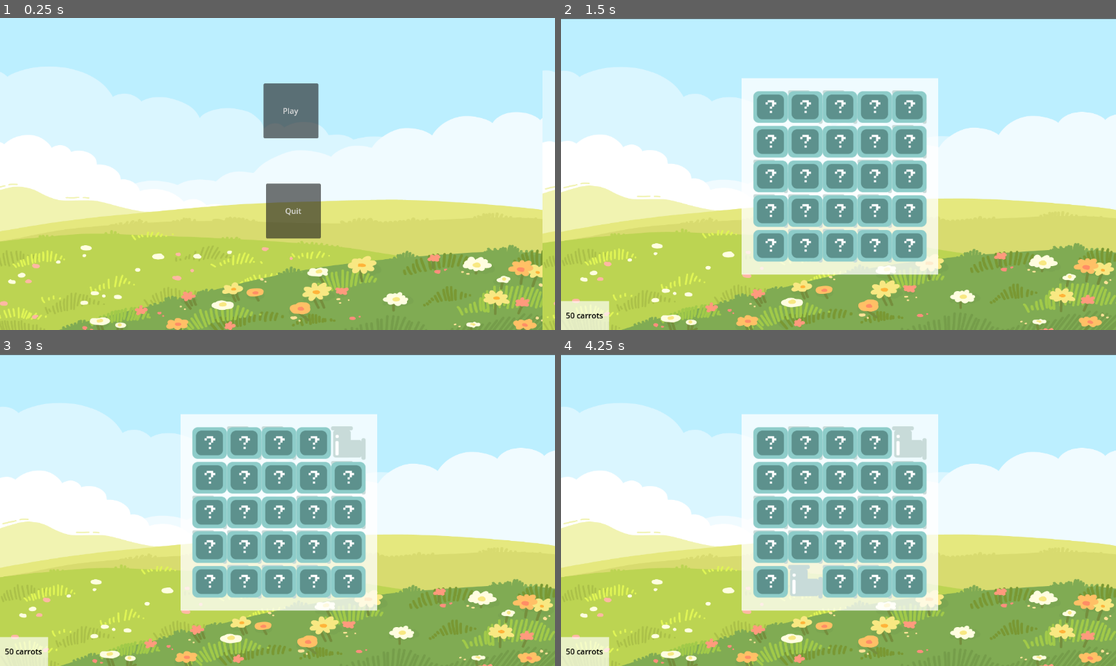
Above: before the commit, frames 1-4 (two rows, left to right).
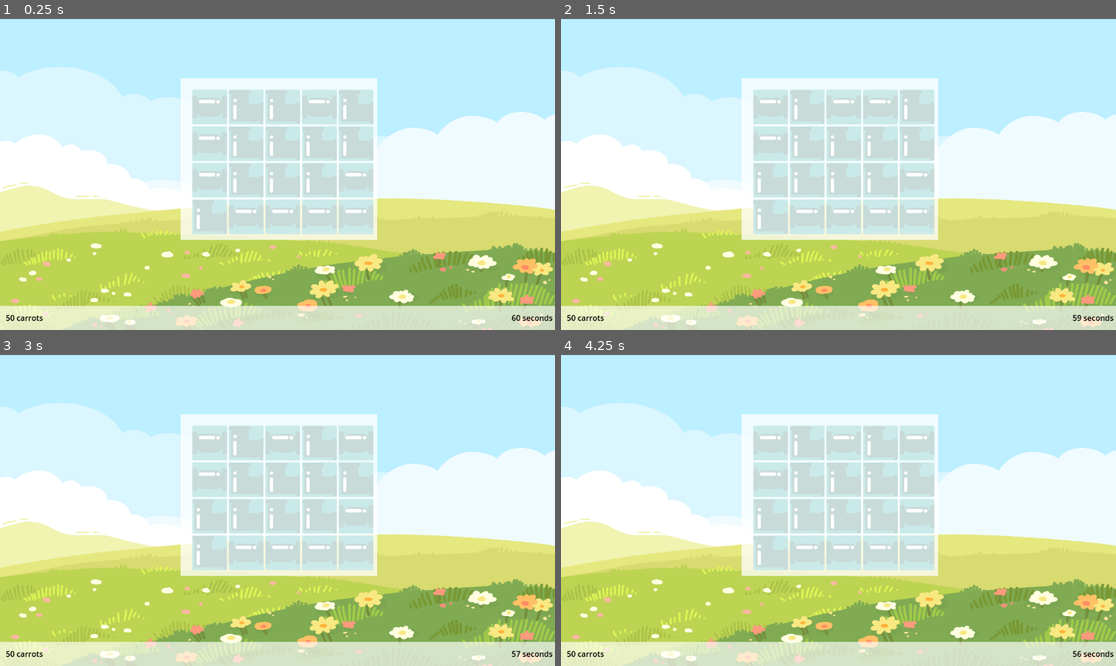
Above: after the commit, the same moments.

Repository: iPanja/gd_bunnies
Game: Godot game, scene res://Levels/puzzle_level.tscn
Two runs of this game, one before a commit and one after it. Both use one fixed random seed, a clock stepped at 60 frames per second and the inputs below. Before the commit the project starts from res://Levels/Main.tscn.
Inputs (mouse positions are in pixels of both pictures, inside the frame that each line leads up to):
- Up to frame 1 (0.25 s): no input
- Up to frame 2 (1.5 s): click (849, 111) at 0.5 s, where only the run before the commit has a clickable "Play"; tap Enter at 1.25 s; move the mouse to (960, 158) at 1.27 s; click (960, 158) at 1.35 s
- Up to frame 3 (3 s): tap Space at 2 s; move the mouse to (166, 525) at 2.02 s; click (166, 525) at 2.1 s; tap Enter at 2.75 s; move the mouse to (333, 441) at 2.77 s; click (333, 441) at 2.85 s
- Up to frame 4 (4.25 s): tap Space at 3.5 s; move the mouse to (810, 572) at 3.52 s; click (810, 572) at 3.6 s

The runs differ from the first frame. In frame 1, 30% of the frame differs, in the area x 0-100%, y 0-100%; in frame 2, 26%; in frame 3, 26%; in frame 4, 26%.
Error before the commit: Invalid access of index '5' on a base object of type: 'Array'. (res://Scripts/PuzzleManager.gd:37)

Commit message:
drag & drop, game timer

Diff:
--- a/Levels/Main.tscn
+++ b/Levels/Main.tscn
@@ -1,10 +1,10 @@
 [gd_scene load_steps=3 format=3 uid="uid://b5n267lak30nm"]
 
-[ext_resource type="Script" path="res://Scripts/Menu/Main.gd" id="1_bqhhu"]
+[ext_resource type="Script" path="res://Scripts/UI/Main.gd" id="1_2ppjq"]
 [ext_resource type="PackedScene" uid="uid://bs8wx05ismmd5" path="res://Scenes/BG.tscn" id="2_koolb"]
 
 [node name="Main" type="Node2D"]
-script = ExtResource("1_bqhhu")
+script = ExtResource("1_2ppjq")
 
 [node name="PlayButton" type="Button" parent="."]
 offset_left = 547.0
--- a/Levels/puzzle_level.tscn
+++ b/Levels/puzzle_level.tscn
@@ -1,62 +1,10 @@
-[gd_scene load_steps=14 format=3 uid="uid://vpvfvn6r750h"]
+[gd_scene load_steps=8 format=3 uid="uid://bm7qmt3nh6tux"]
 
 [ext_resource type="Script" path="res://Scripts/PuzzleManager.gd" id="1_5uxo7"]
-[ext_resource type="Texture2D" uid="uid://cjhub0kjji6ru" path="res://Assets/Biomes/grass.png" id="2_krio6"]
-[ext_resource type="Resource" uid="uid://dr3tkgvi017b2" path="res://Resources/Puzzles/B1L1.tres" id="2_vicuy"]
-[ext_resource type="Texture2D" uid="uid://bpf1r51yjdqpk" path="res://Assets/PuzzlePieces/HiddenTile.png" id="3_fgnal"]
-[ext_resource type="Script" path="res://Scripts/PlayerUI.gd" id="4_slq01"]
-[ext_resource type="Texture2D" uid="uid://blhr8dbip3kti" path="res://Assets/PuzzlePieces/StraightTube.png" id="5_smfct"]
-[ext_resource type="Texture2D" uid="uid://3mkn4feqvuc2" path="res://Assets/PuzzlePieces/CurvedTube.png" id="6_dgtgh"]
-
-[sub_resource type="TileSetAtlasSource" id="TileSetAtlasSource_by0hg"]
-texture = ExtResource("3_fgnal")
-texture_region_size = Vector2i(72, 72)
-0:0/next_alternative_id = 6
-0:0/0 = 0
-0:0/1 = 1
-0:0/1/transpose = true
-0:0/2 = 2
-0:0/2/flip_v = true
-0:0/3 = 3
-0:0/3/flip_h = true
-0:0/3/transpose = true
-0:0/4 = 4
-
-[sub_resource type="TileSetAtlasSource" id="TileSetAtlasSource_65tsh"]
-texture = ExtResource("5_smfct")
-texture_region_size = Vector2i(72, 72)
-0:0/next_alternative_id = 5
-0:0/0 = 0
-0:0/1 = 1
-0:0/1/transpose = true
-0:0/2 = 2
-0:0/2/flip_v = true
-0:0/3 = 3
-0:0/3/flip_h = true
-0:0/3/transpose = true
-0:0/4 = 4
-
-[sub_resource type="TileSetAtlasSource" id="TileSetAtlasSource_vsk3l"]
-texture = ExtResource("6_dgtgh")
-texture_region_size = Vector2i(72, 72)
-0:0/next_alternative_id = 5
-0:0/0 = 0
-0:0/1 = 1
-0:0/1/flip_v = true
-0:0/1/transpose = true
-0:0/2 = 2
-0:0/2/flip_h = true
-0:0/2/flip_v = true
-0:0/3 = 3
-0:0/3/flip_h = true
-0:0/3/transpose = true
-0:0/4 = 4
-
-[sub_resource type="TileSet" id="TileSet_jaaco"]
-tile_size = Vector2i(72, 72)
-sources/0 = SubResource("TileSetAtlasSource_by0hg")
-sources/2 = SubResource("TileSetAtlasSource_65tsh")
-sources/3 = SubResource("TileSetAtlasSource_vsk3l")
+[ext_resource type="Resource" uid="uid://pqwmerkx2ans" path="res://Resources/Biomes/Grass.tres" id="2_f23e7"]
+[ext_resource type="Texture2D" uid="uid://cjhub0kjji6ru" path="res://Assets/Biomes/Grass/Background.png" id="3_qlxtp"]
+[ext_resource type="PackedScene" uid="uid://wlui8r1qvj" path="res://Scenes/Slot.tscn" id="4_urrgc"]
+[ext_resource type="Script" path="res://Scripts/UI/PlayerUI.gd" id="5_wjbot"]
 
 [sub_resource type="FontVariation" id="FontVariation_easim"]
 
@@ -64,65 +12,87 @@
 font = SubResource("FontVariation_easim")
 font_color = Color(0, 0, 0, 1)
 
-[node name="PuzzleLevel" type="Node2D" node_paths=PackedStringArray("puzzle_container", "tile_map")]
+[node name="PuzzleLevel" type="Node2D" node_paths=PackedStringArray("puzzle_container")]
 script = ExtResource("1_5uxo7")
 puzzle_container = NodePath("PuzzleBackdrop")
-tile_map = NodePath("PuzzleBackdrop/TileMap")
-puzzle_level = ExtResource("2_vicuy")
+biome = ExtResource("2_f23e7")
 
 [node name="Background" type="Sprite2D" parent="."]
 position = Vector2(576, 326)
 scale = Vector2(0.6, 0.6)
-texture = ExtResource("2_krio6")
+texture = ExtResource("3_qlxtp")
 
 [node name="PuzzleBackdrop" type="ColorRect" parent="."]
-offset_right = 653.0
-offset_bottom = 371.0
 color = Color(1, 1, 1, 0.752941)
 
-[node name="TileMap" type="TileMap" parent="PuzzleBackdrop"]
-tile_set = SubResource("TileSet_jaaco")
-cell_quadrant_size = 72
-format = 2
-layer_0/name = "Pieces"
-layer_1/name = "Hidden"
-layer_1/enabled = true
-layer_1/modulate = Color(1, 1, 1, 1)
-layer_1/y_sort_enabled = false
-layer_1/y_sort_origin = 0
-layer_1/z_index = 1
-layer_1/tile_data = PackedInt32Array()
+[node name="GridContainer" type="GridContainer" parent="PuzzleBackdrop"]
+custom_minimum_size = Vector2(72, 72)
+layout_mode = 1
+offset_right = 72.0
+offset_bottom = 72.0
+columns = 3
+
+[node name="Slot" parent="PuzzleBackdrop/GridContainer" instance=ExtResource("4_urrgc")]
+visible = false
+layout_mode = 2
 
 [node name="CanvasLayer" type="CanvasLayer" parent="."]
 
-[node name="PlayerUI" type="Control" parent="CanvasLayer" node_paths=PackedStringArray("carrot_label")]
+[node name="PlayerUI" type="Control" parent="CanvasLayer" node_paths=PackedStringArray("carrot_label", "timer_label")]
+custom_minimum_size = Vector2(0, 50)
 layout_mode = 3
-anchors_preset = 2
+anchors_preset = 12
 anchor_top = 1.0
+anchor_right = 1.0
 anchor_bottom = 1.0
-offset_top = -40.0
-offset_right = 40.0
+grow_horizontal = 2
 grow_vertical = 0
 size_flags_horizontal = 0
 size_flags_vertical = 8
-script = ExtResource("4_slq01")
+script = ExtResource("5_wjbot")
 carrot_label = NodePath("ColorRect/CarrotLabel")
+timer_label = NodePath("ColorRect/TimerLabel")
 
 [node name="ColorRect" type="ColorRect" parent="CanvasLayer/PlayerUI"]
 layout_mode = 1
-anchors_preset = 2
-anchor_top = 1.0
+anchors_preset = 15
+anchor_right = 1.0
 anchor_bottom = 1.0
-offset_top = -60.0
-offset_right = 100.0
-grow_vertical = 0
+grow_horizontal = 2
+grow_vertical = 2
 color = Color(1, 1, 1, 0.666667)
 
 [node name="CarrotLabel" type="Label" parent="CanvasLayer/PlayerUI/ColorRect"]
-layout_mode = 0
-offset_left = 10.0
-offset_right = 100.0
-offset_bottom = 60.0
+layout_mode = 1
+anchors_preset = 4
+anchor_top = 0.5
+anchor_bottom = 0.5
+offset_top = -30.0
+offset_right = 90.0
+offset_bottom = 30.0
+grow_vertical = 2
 text = "x Carrots"
 label_settings = SubResource("LabelSettings_ffbel")
+horizontal_alignment = 2
 vertical_alignment = 1
+
+[node name="TimerLabel" type="Label" parent="CanvasLayer/PlayerUI/ColorRect"]
+layout_mode = 1
+anchors_preset = 6
+anchor_left = 1.0
+anchor_top = 0.5
+anchor_right = 1.0
+anchor_bottom = 0.5
+offset_left = -90.0
+offset_top = -30.0
+offset_bottom = 30.0
+grow_horizontal = 0
+grow_vertical = 2
+text = "60 sec"
+label_settings = SubResource("LabelSettings_ffbel")
+vertical_alignment = 1
+
+[node name="Timer" type="Timer" parent="."]
+
+[connection signal="update_ui" from="." to="CanvasLayer/PlayerUI" method="_on_puzzle_level_update_ui"]
+[connection signal="timeout" from="Timer" to="." method="_on_timer_timeout"]
--- a/Models/Puzzle.gd
+++ /dev/null
@@ -1,13 +0,0 @@
-extends Node
-
-@export var width=8
-@export var height=8
-@export var biome="snow"
-@export var time=60
-
-func _init():
-	pass
-
-func new():
-	var resource = preload("res://Models/Puzzle.gd")
-	return resource.new()
--- /dev/null
+++ b/Resources/Biomes/Biome.gd
@@ -0,0 +1,11 @@
+extends Resource
+
+class_name Biome
+
+@export var name: String
+@export var rows: int
+@export var cols: int
+@export var time: int # Seconds
+@export var obstacles: bool
+@export var background: Texture2D
+@export var tile_background: Texture2D
--- /dev/null
+++ b/Resources/Biomes/Grass.tres
@@ -0,0 +1,15 @@
+[gd_resource type="Resource" script_class="Biome" load_steps=4 format=3 uid="uid://pqwmerkx2ans"]
+
+[ext_resource type="Script" path="res://Resources/Biomes/Biome.gd" id="1_1fh06"]
+[ext_resource type="Texture2D" uid="uid://cjhub0kjji6ru" path="res://Assets/Biomes/Grass/Background.png" id="1_ieppw"]
+[ext_resource type="Texture2D" uid="uid://brehqvp4nlk11" path="res://Assets/Biomes/Grass/TileBackground.png" id="3_o8qkl"]
+
+[resource]
+script = ExtResource("1_1fh06")
+name = "Grass"
+rows = 4
+cols = 5
+time = 60
+obstacles = false
+background = ExtResource("1_ieppw")
+tile_background = ExtResource("3_o8qkl")
--- a/Resources/Pieces/CurvedTube.tres
+++ /dev/null
@@ -1,9 +0,0 @@
-[gd_resource type="Resource" script_class="PuzzlePiece" load_steps=2 format=3 uid="uid://cu2i6r4nqa4yx"]
-
-[ext_resource type="Script" path="res://Resources/PuzzlePiece.gd" id="1_gqq0i"]
-
-[resource]
-script = ExtResource("1_gqq0i")
-piece_id = 3
-inouts = [0, 1]
-rotation = 0
--- a/Resources/Pieces/StraightTube.tres
+++ /dev/null
@@ -1,9 +0,0 @@
-[gd_resource type="Resource" script_class="PuzzlePiece" load_steps=2 format=3 uid="uid://2sxhrlls75st"]
-
-[ext_resource type="Script" path="res://Resources/PuzzlePiece.gd" id="1_nj8nl"]
-
-[resource]
-script = ExtResource("1_nj8nl")
-piece_id = 2
-inouts = [3, 1]
-rotation = 0
--- /dev/null
+++ b/Resources/Pipes/CurvedPipe.tres
@@ -0,0 +1,9 @@
+[gd_resource type="Resource" script_class="PipeData" load_steps=3 format=3 uid="uid://bteg5fjse624p"]
+
+[ext_resource type="Script" path="res://Resources/Pipes/PipeData.gd" id="1_tg0ib"]
+[ext_resource type="Texture2D" uid="uid://3mkn4feqvuc2" path="res://Assets/Pipes/CurvedTube.png" id="2_wvxmo"]
+
+[resource]
+script = ExtResource("1_tg0ib")
+type = 1
+texture = ExtResource("2_wvxmo")
--- /dev/null
+++ b/Resources/Pipes/PipeData.gd
@@ -0,0 +1,10 @@
+extends Resource
+class_name PipeData
+
+enum PipeType { straight, curved, obstacle }
+
+@export var type: PipeType
+@export var texture: Texture
+
+func isDraggable():
+	return type == PipeType.obstacle
--- /dev/null
+++ b/Resources/Pipes/StraightPipe.tres
@@ -0,0 +1,9 @@
+[gd_resource type="Resource" script_class="PipeData" load_steps=3 format=3 uid="uid://c5k34do88r6pn"]
+
+[ext_resource type="Script" path="res://Resources/Pipes/PipeData.gd" id="1_3hsye"]
+[ext_resource type="Texture2D" uid="uid://blhr8dbip3kti" path="res://Assets/Pipes/StraightTube.png" id="2_h8urg"]
+
+[resource]
+script = ExtResource("1_3hsye")
+type = 0
+texture = ExtResource("2_h8urg")
--- a/Resources/PuzzleLevel.gd
+++ b/Resources/PuzzleLevel.gd
@@ -19,7 +19,7 @@
 			row.append(piece)
 		pieces.append(row)
 
-func _load_piece(piece_id: int) -> PuzzlePiece:
+func _load_piece(piece_id: int) -> Resource:
 	match piece_id:
 		2:
 			return load("res://Resources/Pieces/StraightTube.tres")
--- a/Resources/PuzzlePiece.gd
+++ /dev/null
@@ -1,24 +0,0 @@
-extends Resource
-
-class_name PuzzlePiece
-
-@export var piece_id: int
-@export var inouts = []
-@export var rotation = 0 # counter-clockwise rotation
-
-func get_augmented_inouts() -> Array:
-	var augmented = []
-	augmented.resize(inouts.size())
-	for i in range(inouts.size()):
-		var val = inouts[i] - rotation
-		if val < 0:
-			val = 3
-		augmented[i] = val
-	return augmented
-
-func rotate() -> int:
-	rotation = (rotation + 1) % 4
-	return rotation
-
-func get_alt_id() -> int:
-	return rotation
--- a/Resources/Puzzles/B1L1.tres
+++ /dev/null
@@ -1,9 +0,0 @@
-[gd_resource type="Resource" script_class="PuzzleLevel" load_steps=2 format=3 uid="uid://dr3tkgvi017b2"]
-
-[ext_resource type="Script" path="res://Resources/PuzzleLevel.gd" id="1_ilu82"]
-
-[resource]
-script = ExtResource("1_ilu82")
-biome_name = "1"
-level_no = 1
-piece_ids = [[2, 2, 3, 3, 2], [3, 2, 2, 3, 3], [3, 2, 2, 3, 3], [2, 2, 3, 3, 3], [3, 3, 3, 2, 2]]
--- /dev/null
+++ b/Resources/Slots/SlotCurved.tres
@@ -0,0 +1,9 @@
+[gd_resource type="Resource" script_class="SlotData" load_steps=3 format=3 uid="uid://cne3t0yfa7hct"]
+
+[ext_resource type="Resource" uid="uid://bteg5fjse624p" path="res://Resources/Pipes/CurvedPipe.tres" id="1_syx4g"]
+[ext_resource type="Script" path="res://Resources/Slots/SlotData.gd" id="1_wsfl8"]
+
+[resource]
+script = ExtResource("1_wsfl8")
+pipe_data = ExtResource("1_syx4g")
+is_locked = false
--- /dev/null
+++ b/Resources/Slots/SlotData.gd
@@ -0,0 +1,8 @@
+extends Resource
+class_name SlotData
+
+@export var pipe_data: PipeData
+@export var is_locked: bool # i.e. if it is currently animated or already has been, the player shouldn't be able to move it
+
+func isDraggable() -> bool:
+	return (!is_locked && pipe_data.isDraggable())
--- /dev/null
+++ b/Resources/Slots/SlotStandard.tres
@@ -0,0 +1,9 @@
+[gd_resource type="Resource" script_class="SlotData" load_steps=3 format=3 uid="uid://byam5hd0s5bgy"]
+
+[ext_resource type="Script" path="res://Resources/Slots/SlotData.gd" id="1_eq720"]
+[ext_resource type="Resource" uid="uid://c5k34do88r6pn" path="res://Resources/Pipes/StraightPipe.tres" id="1_ytjil"]
+
+[resource]
+script = ExtResource("1_eq720")
+pipe_data = ExtResource("1_ytjil")
+is_locked = false
--- /dev/null
+++ b/Resources/Slots/SlotStraight.tres
@@ -0,0 +1,9 @@
+[gd_resource type="Resource" script_class="SlotData" load_steps=3 format=3 uid="uid://byb45y4vjma2p"]
+
+[ext_resource type="Script" path="res://Resources/Slots/SlotData.gd" id="1_pfkbi"]
+[ext_resource type="Resource" uid="uid://c5k34do88r6pn" path="res://Resources/Pipes/StraightPipe.tres" id="1_s2ljt"]
+
+[resource]
+script = ExtResource("1_pfkbi")
+pipe_data = ExtResource("1_s2ljt")
+is_locked = false
--- /dev/null
+++ b/Scenes/Piece.tscn
@@ -0,0 +1,26 @@
+[gd_scene load_steps=2 format=3 uid="uid://d00memm8g1806"]
+
+[ext_resource type="Script" path="res://Scripts/PuzzlePiece.gd" id="1_e2slh"]
+
+[node name="Node2D" type="Node2D"]
+script = ExtResource("1_e2slh")
+
+[node name="Sprite2D" type="Sprite2D" parent="."]
+position = Vector2(36, 36)
+region_enabled = true
+region_rect = Rect2(0, 0, 72, 72)
+
+[node name="Button" type="Button" parent="Sprite2D"]
+modulate = Color(1, 1, 1, 0)
+offset_left = -36.0
+offset_top = -36.0
+offset_right = 36.0
+offset_bottom = 36.0
+metadata/_edit_use_anchors_ = true
+
+[node name="Timer" type="Timer" parent="."]
+wait_time = 0.1
+one_shot = true
+
+[connection signal="button_down" from="Sprite2D/Button" to="." method="_on_button_button_down"]
+[connection signal="button_up" from="Sprite2D/Button" to="." method="_on_button_button_up"]
--- /dev/null
+++ b/Scenes/Slot.tscn
@@ -0,0 +1,28 @@
+[gd_scene load_steps=5 format=3 uid="uid://wlui8r1qvj"]
+
+[ext_resource type="Texture2D" uid="uid://brehqvp4nlk11" path="res://Assets/Biomes/Grass/TileBackground.png" id="1_k17up"]
+[ext_resource type="Script" path="res://Scripts/Slot.gd" id="1_myrbd"]
+[ext_resource type="PackedScene" uid="uid://d00memm8g1806" path="res://Scenes/Piece.tscn" id="2_4ujtp"]
+
+[sub_resource type="StyleBoxTexture" id="StyleBoxTexture_73i32"]
+texture = ExtResource("1_k17up")
+expand_margin_top = 18.0
+expand_margin_bottom = 18.0
+
+[node name="Slot" type="Control"]
+custom_minimum_size = Vector2(72, 72)
+layout_mode = 3
+anchors_preset = 0
+offset_right = 72.0
+offset_bottom = 72.0
+script = ExtResource("1_myrbd")
+
+[node name="Panel" type="Panel" parent="."]
+layout_mode = 0
+offset_right = 72.0
+offset_bottom = 72.0
+theme_override_styles/panel = SubResource("StyleBoxTexture_73i32")
+
+[node name="Node2D" parent="Panel" instance=ExtResource("2_4ujtp")]
+
+[connection signal="piece_dropped" from="Panel/Node2D" to="." method="_on_node_2d_piece_dropped"]
--- a/Scripts/PuzzleManager.gd
+++ b/Scripts/PuzzleManager.gd
@@ -1,28 +1,59 @@
 extends Node2D
 
+# "Parameters"
 @export var puzzle_container: ColorRect
-@export var tile_map: TileMap
-@export var puzzle_level: PuzzleLevel
+@export var biome: Biome
 
-@onready var rows = puzzle_level.piece_ids.size()
-@onready var cols = puzzle_level.piece_ids[0].size()
-var piece_size = 72
-var padding = 24
+# Calculated onready
+@onready var background = $Background
+@onready var grid_container = $PuzzleBackdrop/GridContainer
+@onready var timer = $Timer
+
+
+@onready var rows = biome.rows
+@onready var cols = biome.cols
+
+@onready var remaining_sec = biome.time
+
+# Rest
+const SlotScene = preload("res://Scenes/Slot.tscn")
+const SlotStandard = preload("res://Resources/Slots/SlotStandard.tres")
+const SlotStraight = preload("res://Resources/Slots/SlotStraight.tres")
+const SlotCurved = preload("res://Resources/Slots/SlotCurved.tres")
+
+# Configurable
+const piece_size = 72
+const padding = 24
+
+# Configurable
 var isRevealed = []
+var board: Array[SlotData] = []
 
 enum layers{
 	PIECES = 0,
 	HIDDEN = 1
 }
 
+# Signals
+signal redraw
+signal update_ui(remaining_sec: int)
+
 # Called when the node enters the scene tree for the first time.
 func _ready():
-	puzzle_level.load_pieces()
-	setInitialTiles()
-
 	puzzle_container.set_position(Vector2(375,125))
 	puzzle_container.set_size(Vector2(piece_size*cols + 2*padding, piece_size*rows + 2*padding))
-	tile_map.position = Vector2(padding, padding)
+
+	grid_container.columns = cols
+	grid_container.set_size(Vector2(piece_size*cols, piece_size*rows))
+	grid_container.position += Vector2(padding, padding)
+
+	background.texture = biome.background
+
+	random_board()
+	populate_board(board)
+	timer.start(1)
+
+	self.connect("redraw", _on_redraw)
 
 
 # Called every frame. 'delta' is the elapsed time since the previous frame.
@@ -31,27 +62,7 @@
 
 func _input(event):
 	if Input.is_action_just_pressed("click"):
-		var local_pos = tile_map.get_local_mouse_position()
-		var tile_map_pos: Vector2i = tile_map.local_to_map(local_pos)
-
-		if !isRevealed[tile_map_pos.x][tile_map_pos.y]:
-			# If the piece's cover ("? tile") is still visible => remove it
-			removeTileCover(tile_map_pos)
-			isRevealed[tile_map_pos.x][tile_map_pos.y] = true
-		else:
-			# Rotate tile
-			rotateTile(tile_map_pos)
-
-func setInitialTiles():
-	_setRevealedArray()
-	# Set hidden cover layer above it
-	for x in cols:
-		for y in rows:
-			var piece := puzzle_level.pieces[x][y] as PuzzlePiece
-			# Hidden tile cover
-			tile_map.set_cell(layers.HIDDEN, Vector2i(x, y), 0, Vector2i(0, 0), 0)
-			# Actual tile behind it
-			tile_map.set_cell(layers.PIECES, Vector2i(x, y), piece.piece_id, Vector2i(0, 0), piece.get_alt_id())
+		pass
 
 func _setRevealedArray():
 	isRevealed = []
@@ -61,12 +72,67 @@
 			row.append(false)
 		isRevealed.append(row)
 
-func removeTileCover(tile_pos: Vector2i):
-	tile_map.set_cell(layers.HIDDEN, tile_pos, -1, Vector2i(0, 0), 0)
+func random_board():
+	board = []
+	for x in rows*cols:
+		var slot: SlotData = (SlotStraight if randi() % 2 == 0 else SlotCurved)
+		board.append(slot)
 
-func rotateTile(tile_pos: Vector2i, layer: int = layers.PIECES):
-	var piece := puzzle_level.pieces[tile_pos.x][tile_pos.y] as PuzzlePiece
-	var rot = piece.rotate()
-	var alt_id = piece.get_alt_id()
+func _on_redraw():
+	populate_board(board)
 
-	tile_map.set_cell(layer, tile_pos, piece.piece_id, Vector2i(0, 0), alt_id) # rotate via alt. texture
+func populate_board(slot_datas: Array[SlotData]) -> void:
+	# Destroy
+	for child in grid_container.get_children():
+		child.queue_free()
+	# Create
+
+	var index = 0
+	for slot_data in slot_datas:
+		var slot = SlotScene.instantiate()
+		grid_container.add_child(slot)
+		#slot.get_node("Panel/Node2D").connect("piece_dropped", _on_puzzle_piece_dropped)
+		slot.connect("on_pipe_dropped", _on_puzzle_piece_dropped)
+
+		if slot_data: # This should always be true -> no empty slots will exist on the board
+			slot.set_slot_data(slot_data, index)
+		index += 1
+
+func _on_puzzle_piece_dropped(pipe_node: Node2D, slot_data: SlotData, index: int):
+	#var pipe_position = pipe_node.global_position --> use mouse_position for more smoother user experience
+	var pipe_position = get_global_mouse_position()
+	if is_inside_grid_container(pipe_position):
+		# Detect collision with another slot
+		var offset = pipe_position - grid_container.global_position
+		var row = int(offset.y / piece_size)
+		var col = int(offset.x / piece_size)
+
+		var source_index = index
+		var target_index = row*cols + col
+
+		if target_index >= 0 and target_index < board.size() and source_index != target_index:
+			# Swap pieces
+			var source: SlotData = slot_data.duplicate()
+			var target: SlotData = board[target_index].duplicate()
+
+			board[source_index] = target
+			board[target_index] = source
+			self.emit_signal("redraw")
+			return
+	# Move piece back
+	pipe_node.call("reset_to_initial_pos")
+
+func is_inside_grid_container(position: Vector2) -> bool:
+	var grid_min = grid_container.get_window().min_size
+	var grid_max = grid_container.get_window().max_size
+
+	return (position.x >= grid_min.x && position.x <= grid_max.x) && (position.y >= grid_min.y && position.y <= grid_max.y)
+
+func start_timer():
+	pass
+
+func _on_timer_timeout():
+	remaining_sec -= 1
+	emit_signal("update_ui", remaining_sec)
+	if remaining_sec <= 0: # timer == 0 => game over
+		pass
--- /dev/null
+++ b/Scripts/PuzzlePiece.gd
@@ -0,0 +1,36 @@
+extends Node2D
+
+@onready var sprite = $Sprite2D
+@onready var timer = $Timer
+
+var dragging = false
+var pos_offset = Vector2.ZERO
+var initial_pos = Vector2.ZERO
+
+signal piece_dropped(piece)
+
+func _process(delta):
+	if dragging:
+		position = get_global_mouse_position() - pos_offset
+
+#
+#	BUTTON
+#
+func _on_button_button_down():
+	initial_pos = global_position
+	# Begin drag
+	dragging = true
+	pos_offset = get_global_mouse_position() - global_position
+	set_as_top_level(true)
+
+func _on_button_button_up():
+	# End drag
+	dragging = false
+	# Trigger snap mechanic via signal
+	emit_signal("piece_dropped", self)
+
+func reset_to_initial_pos():
+	position = initial_pos
+
+func set_data(pipe_data: PipeData) -> void:
+	sprite.texture = pipe_data.texture
--- /dev/null
+++ b/Scripts/Slot.gd
@@ -0,0 +1,25 @@
+extends Control
+
+@export var slot_data: SlotData
+@export var index: int
+
+@onready var pipe_node: Node2D = $Panel/Node2D
+
+signal on_pipe_dropped(pipe_node, slot_data) # Signal that should be used by outside forces (Game Manager)
+
+# Called when the node enters the scene tree for the first time.
+func _ready():
+	if slot_data:
+		set_slot_data(slot_data)
+
+func set_slot_data(slot_data: SlotData, index = null) -> void:
+	self.slot_data = slot_data
+	self.index = index
+	pipe_node.set_data(slot_data.pipe_data)
+
+
+func _on_node_2d_piece_dropped(piece):
+	emit_signal("on_pipe_dropped", pipe_node, slot_data, index)
+
+func reset_to_initial_pos():
+	pipe_node.reset_to_initial_pos()
--- a/Scripts/PlayerUI.gd
+++ b/Scripts/UI/PlayerUI.gd
@@ -1,12 +1,17 @@
 extends Control
 
 @export var carrot_label: Label
+@export var timer_label: Label
 
 # Called when the node enters the scene tree for the first time.
 func _ready():
 	carrot_label.text = "50 carrots"
-
+	timer_label.text = "60 seconds"
 
 # Called every frame. 'delta' is the elapsed time since the previous frame.
 func _process(delta):
 	pass
+
+
+func _on_puzzle_level_update_ui(remaining_sec):
+	timer_label.text = "{rs} seconds".format({"rs": remaining_sec})
--- a/project.godot
+++ b/project.godot
@@ -11,7 +11,7 @@
 [application]
 
 config/name="Testing"
-run/main_scene="res://Levels/Main.tscn"
+run/main_scene="res://Levels/puzzle_level.tscn"
 config/features=PackedStringArray("4.1", "Mobile")
 config/icon="res://icon.svg"
 
Renamed: Assets/BG.png -> Assets/Biomes/Grass/Background.png
Not shown, changed: Assets/Biomes/Grass/Background.png.import
Binary file added: Assets/Biomes/Grass/TileBackground.png
Not shown, added: Assets/Biomes/Grass/TileBackground.png.import
Renamed: Assets/PuzzlePieces/CurvedTube.png -> Assets/Pipes/CurvedTube.png
Not shown, changed: Assets/Pipes/CurvedTube.png.import
Renamed: Assets/PuzzlePieces/HiddenTile.png -> Assets/Pipes/HiddenTile.png
Not shown, changed: Assets/Pipes/HiddenTile.png.import
Renamed: Assets/PuzzlePieces/StartTube.png -> Assets/Pipes/StartTube.png
Not shown, changed: Assets/Pipes/StartTube.png.import
Renamed: Assets/PuzzlePieces/StraightTube.png -> Assets/Pipes/StraightTube.png
Not shown, changed: Assets/Pipes/StraightTube.png.import
(and 3 more such lines)
